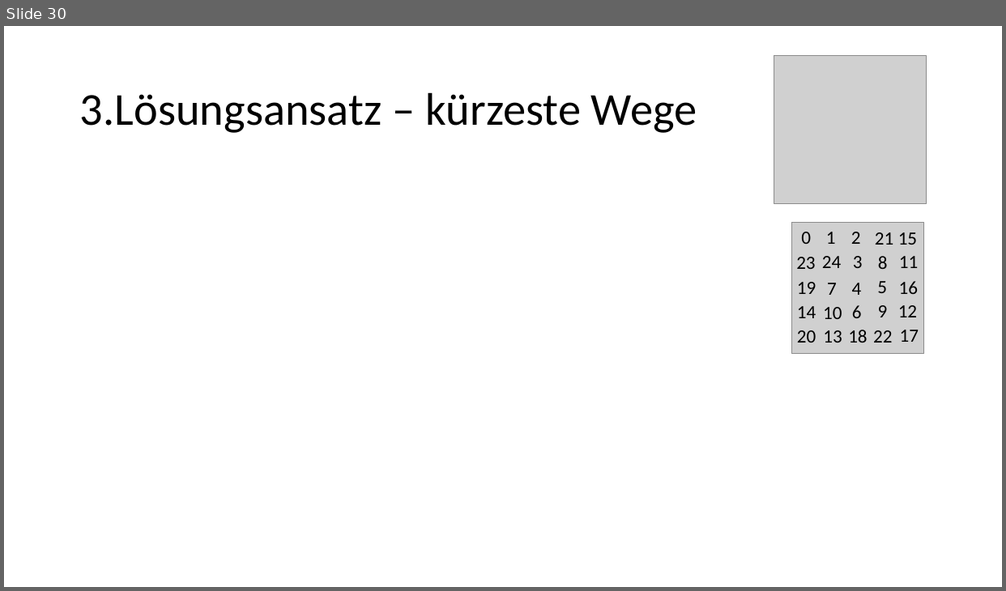
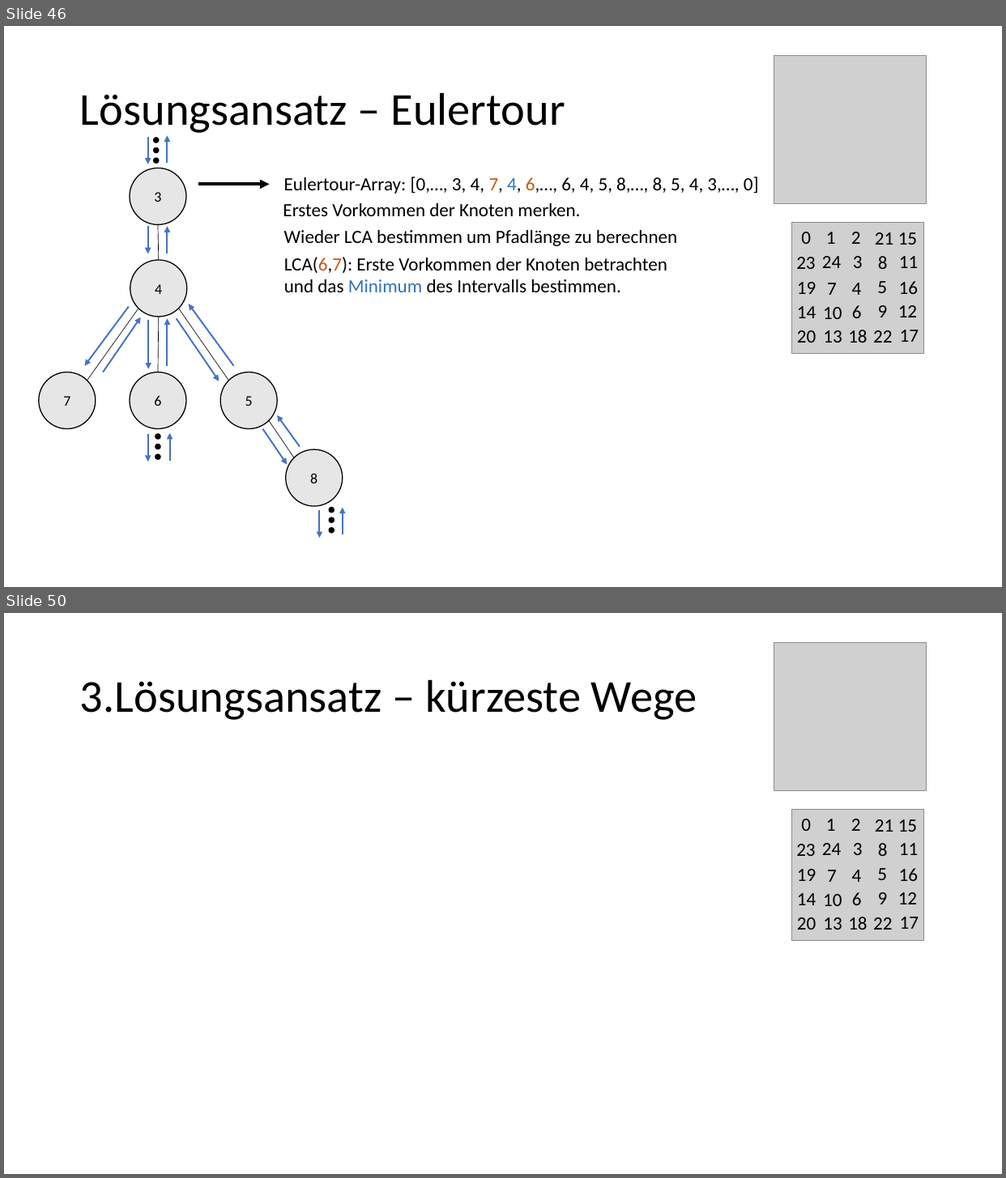
Before and after one commit to EiS94/Programmierwettbewerb, a slide deck: Präsentation/Präsentation_Eike.pptx. Shown one above the other, each under a label of ours: slide 30 before the commit, slides 46 and 50 after it; the slides between them are not shown. The pictures are 1006x591 and 1006x1178 pixels, drawn with LibreOffice and Linux fonts; fonts in the diff are those of the drawing; grey boxes stand for pictures. Boxes give left, top, right and bottom in pixels: in the first picture for what was removed or moved away, otherwise in the second. Text is boxed around its words. In the diff, an @@ line names an element or a change of style, - is before the commit and + after.

Commit message:
Präsentation 3. Lösungsansatz verbessert

```diff
--- a/Präsentation/Präsentation_Eike.pptx
+++ b/Präsentation/Präsentation_Eike.pptx
@@ slide 46 added at (4, 26, 1002, 587), background #FFFFFF @@
@@ picture added at (774, 56, 927, 204) @@
@@ title added at (80, 92, 565, 133), 44 pt, text #000000 @@
+Lösungsansatz – Eulertour
@@ arrow added from (147, 137) to (147, 165), #4472C4 1.5 pt @@
@@ arrow added from (167, 163) to (167, 136), #4472C4 1.5 pt @@
@@ text added at (284, 177, 759, 194), 18 pt, text #000000 @@
+Eulertour-Array: [0,…, 3, 4, 7, 4, 6,…, 6, 4, 5, 8,…, 8, 5, 4, 3,…, 0]
@@ text added at (283, 203, 580, 216), 18 pt, text #000000 @@
+Erstes Vorkommen der Knoten merken.
@@ group added at (39, 138, 343, 534): 15 ellipses, 11 arrows, 5 lines @@
+4
+7
+5
+6
+8
+3
@@ text added at (284, 230, 677, 246), 18 pt, text #000000 @@
+Wieder LCA bestimmen um Pfadlänge zu berechnen
@@ text added at (284, 257, 667, 292), 18 pt, text #000000 @@
+LCA(6,7): Erste Vorkommen der Knoten betrachten und das Minimum des Intervalls bestimmen.
@@ group added at (791, 223, 924, 354): 25 texts, 1 picture @@
+0
+1
+2
+3
+4
+7
+5
+21
+15
+8
+11
+24
+23
+19
+16
+14
+10
+6
+9
+12
+17
+22
+20
+13
+18
@@ arrow added from (147, 434) to (147, 462), #4472C4 1.5 pt @@
@@ arrow added from (169, 461) to (169, 433), #4472C4 1.5 pt @@
@@ arrow added from (319, 510) to (319, 538), #4472C4 1.5 pt @@
@@ arrow added from (343, 535) to (343, 508), #4472C4 1.5 pt @@
@@ what was slide 30 is now slide 50 @@
```
Also in this commit, not shown: 2 slides changed, 18 other slides added.
